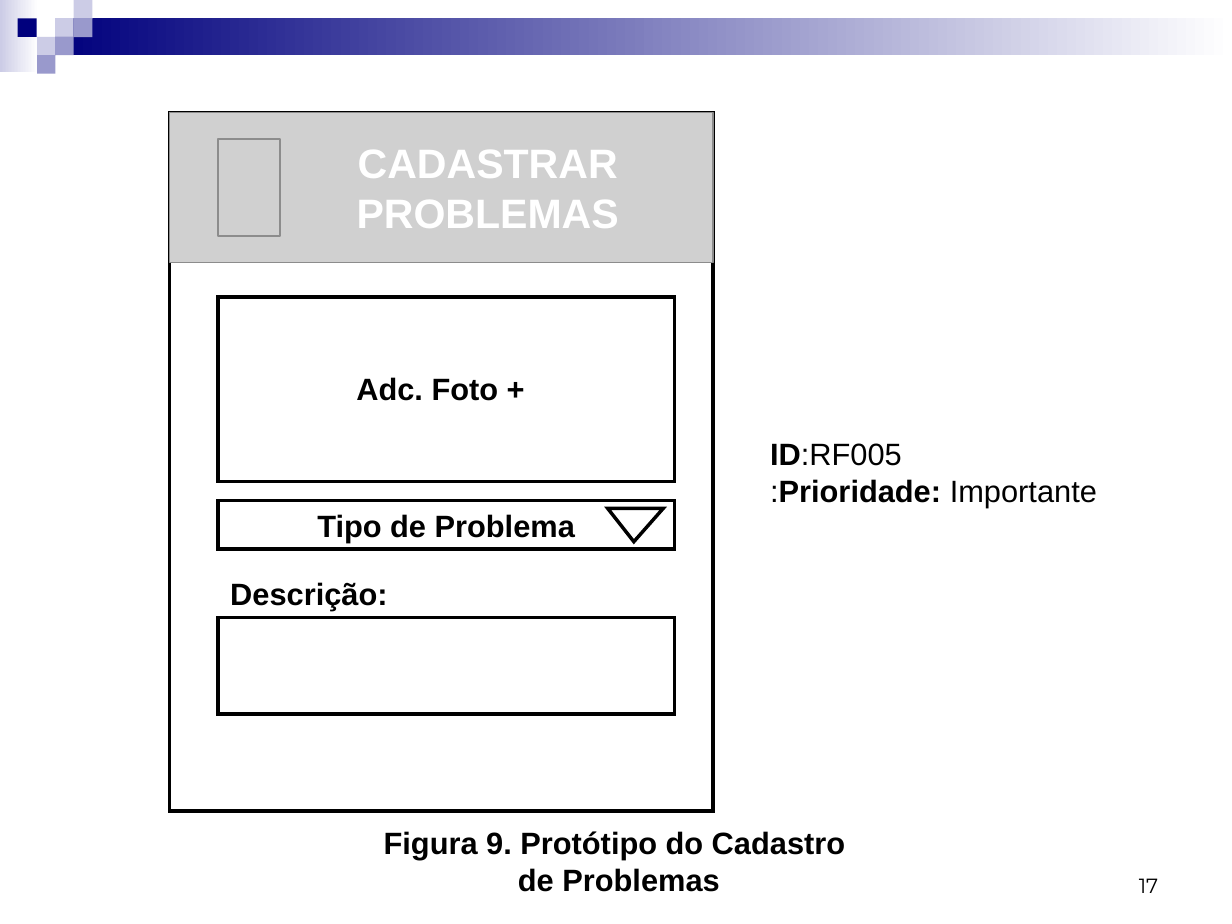
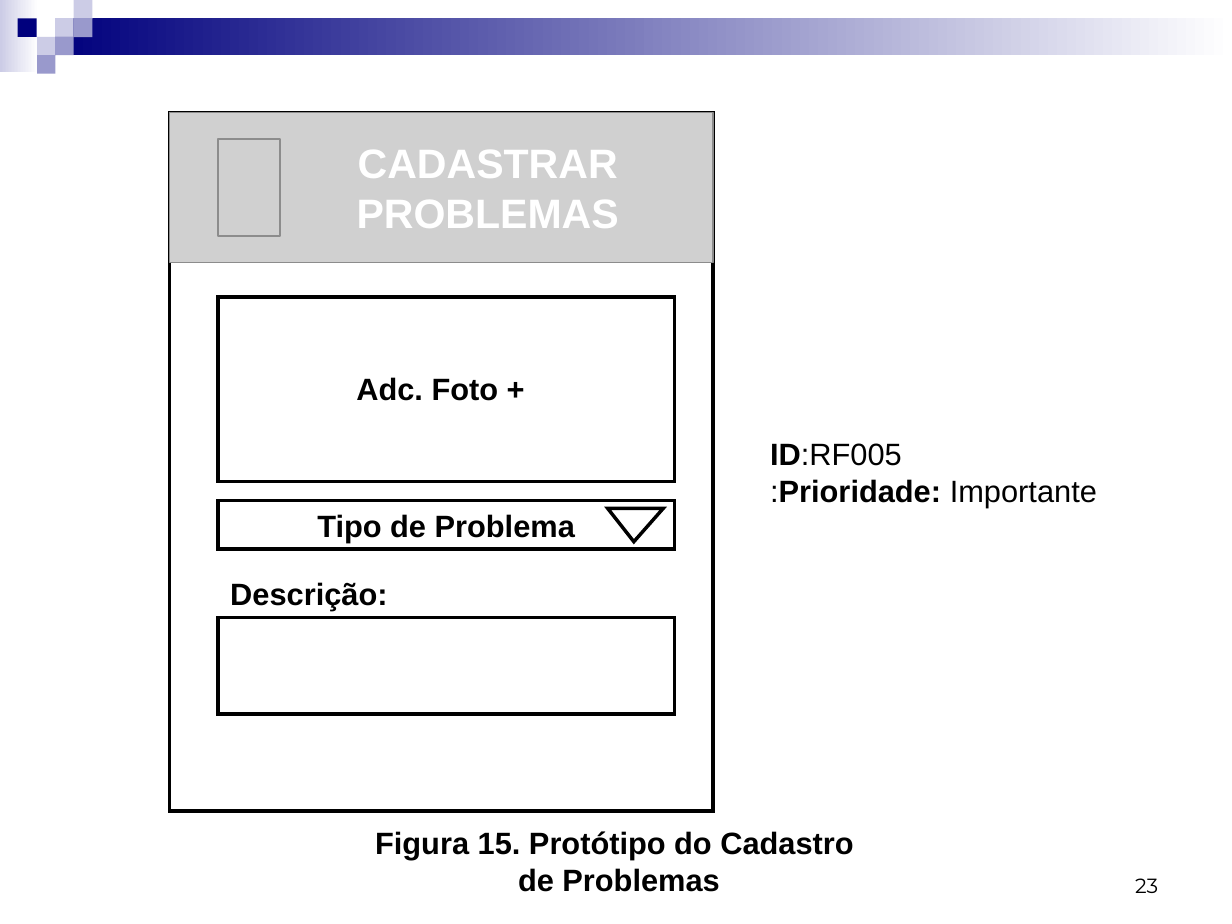
Before and after one commit to Gabrielfgrd/CamaraRB, a slide deck: slide 23 of Documentos/Documentos das aulas/Apresentação para o dia 10.ppt (slide 17 before the commit). Drawn at 1232x924 pixels with LibreOffice and Linux fonts; fonts in the diff are those of the drawing; grey boxes stand for pictures. Boxes give left, top, right and bottom in pixels: in the first picture for what was removed or moved away, otherwise in the second. Text is boxed around its words. In the diff, an @@ line names an element or a change of style, - is before the commit and + after.

```diff
--- a/Documentos/Documentos das aulas/Apresentação para o dia 10.ppt
+++ b/Documentos/Documentos das aulas/Apresentação para o dia 10.ppt
@@ text "Figura 15. Protótipo do Cadastro" moved from (x1=384, y1=831, x2=845, y2=892) to (x1=375, y1=831, x2=853, y2=892) @@
@@ text at (x1=375, y1=831, x2=853, y2=860): text changed @@
-Figura 9. Protótipo do Cadastro
+Figura 15. Protótipo do Cadastro
@@ page number at (x1=1135, y1=878, x2=1158, y2=893): text changed @@
-17
+23
```
Also in this commit, not shown: 13 other slides changed, 10 slides added, 2 slides removed, 49 other files.
